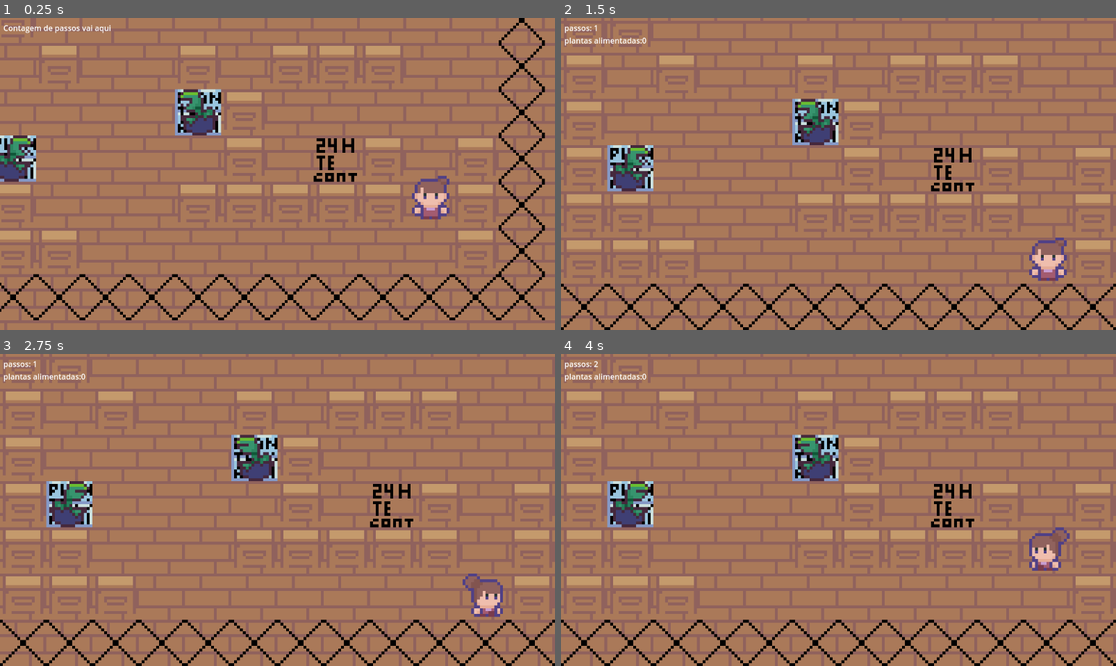
Above: before the commit, frames 1-4 (two rows, left to right).
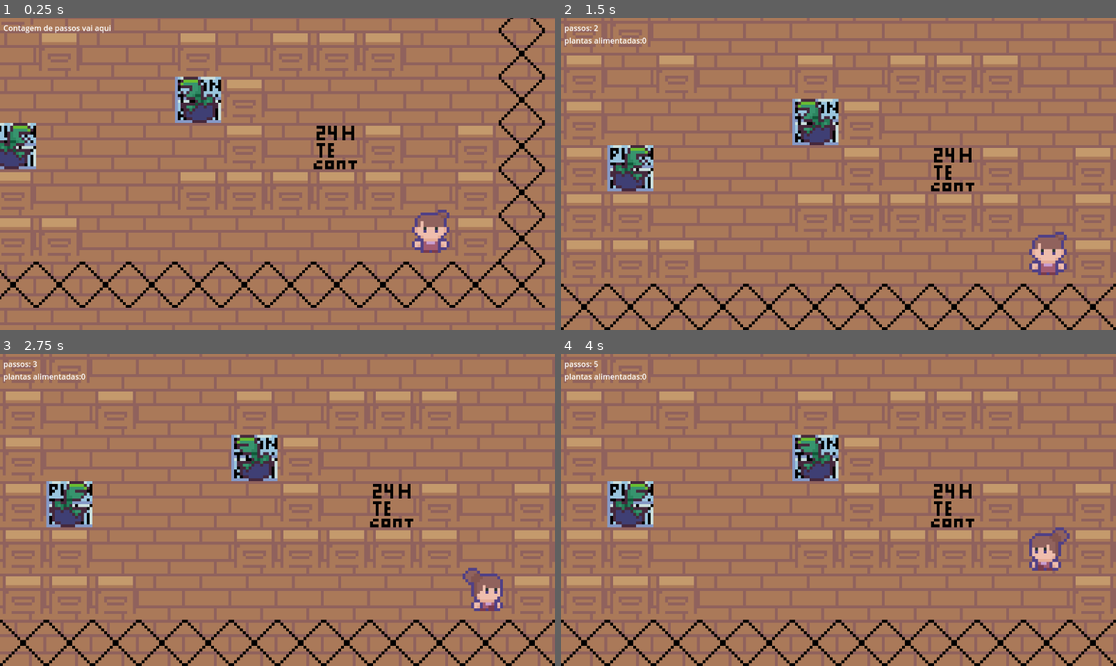
Above: after the commit, the same moments.

Repository: Giu-11/planta-carnivora
Game: Godot game, scene res://cenas/jogo.tscn
The game is run twice, just before and just after one commit, with the same random seed, the same clock (stepped at 60 frames per second) and the same inputs.
Inputs:
- Up to frame 1 (0.25 s): no input
- Up to frame 2 (1.5 s): hold D (direita) 0.53-1.28 s; hold S (baixo) from 1.28 s (still down)
- Up to frame 3 (2.75 s): tap Enter at 2 s; release S (baixo) at 2.03 s; hold D (direita) from 2.03 s (still down)
- Up to frame 4 (4 s): release D (direita) at 2.78 s; hold W (cima) 2.78-3.53 s; tap Space at 3.5 s; hold A (esquerda) from 3.53 s (still down)

The runs differ from the first frame. In frame 1, 41% of the frame differs, in the area x 0-100%, y 0-100%; in frame 2, 0.7%; in frame 3, 0.6%; in frame 4, less than 0.1%.

Commit message:
🚧Plantas funcionalidade

Diff:
--- a/cenas/jogador.gd
+++ b/cenas/jogador.gd
@@ -2,12 +2,13 @@
 
 @onready var animationtree = $AnimationTree
 @onready var tilemap = $"../TileMap"
+@onready var raycast = $RayCast2D
 
-@onready var comcomida: bool = false
+@onready var comcomida: bool = true
 @onready var andando: bool = false
 
 signal andou
-signal alimenta
+signal alimenta(quem)
 
 
 func _ready():
@@ -38,6 +39,18 @@
 		return
 
 	update_animation(direcao)
+	andou.emit()
+
+	raycast.target_position = direcao * 16
+	raycast.force_raycast_update()
+
+	if raycast.is_colliding() and comcomida:
+		var quem = raycast.get_collider()
+		alimenta.emit(quem)
+
+
+		#print("planta??")
+		return
 
 	# confirma se o tile existe (camada 0)
 	if tilemap.get_cell_source_id(0, posicao_destino) == -1:
@@ -55,6 +68,7 @@
 
 			if tile_data.get_custom_data("comida"):
 				comcomida = true
+				print("comida!!")
 
 			elif tile_data.get_custom_data("planta"):
 				alimenta.emit()
@@ -64,8 +78,6 @@
 
 	andando = true
 	global_position = tilemap.map_to_local(posicao_destino)
-	andou.emit()
-
 	andando = false
 
 
--- a/cenas/jogador.tscn
+++ b/cenas/jogador.tscn
@@ -166,3 +166,8 @@
 editor_draw_limits = true
 editor_draw_drag_margin = true
 metadata/_edit_lock_ = true
+
+[node name="RayCast2D" type="RayCast2D" parent="."]
+target_position = Vector2(0, 16)
+
+[connection signal="andou" from="." to="." method="_on_andou"]
--- a/cenas/jogo.gd
+++ b/cenas/jogo.gd
@@ -8,6 +8,8 @@
 @onready var tagpassos = "Ui/conatapassos"
 
 @onready var PlatasTotal = 2
+
+signal comeu
 
 # Called when the node enters the scene tree for the first time.
 func _ready():
@@ -26,4 +28,16 @@
 
 
 func _on_jogador_alimenta(planta):
-	pass
+	if not get_node(planta.get_path()).get("comeu"):
+		print("n comi")
+
+		var p = load(str(planta.get_path()))
+		var nome = planta.name
+
+		print(nome)
+		print(get_node(NodePath(str(nome))))
+		#planta.comeu
+		get_node(NodePath(str(nome))).connect("comeu", get_node(NodePath(str(nome))).comi)
+		#get_node(planta).get("comeu") = true
+		comeu.emit()
+		print("1")
--- a/cenas/jogo.tscn
+++ b/cenas/jogo.tscn
@@ -49,7 +49,7 @@
 metadata/_edit_lock_ = true
 
 [node name="jogador" parent="." instance=ExtResource("1_p3dhk")]
-position = Vector2(168, 86)
+position = Vector2(168, 102)
 
 [node name="Camera2D2" type="Camera2D" parent="jogador"]
 zoom = Vector2(6, 6)
@@ -72,5 +72,6 @@
 [node name="planta2" parent="." instance=ExtResource("5_56cj5")]
 position = Vector2(88, 56)
 
+[connection signal="comeu" from="." to="planta" method="_on_jogo_comeu"]
 [connection signal="alimenta" from="jogador" to="." method="_on_jogador_alimenta"]
 [connection signal="andou" from="jogador" to="." method="_on_jogador_andou"]
--- a/cenas/planta.gd
+++ b/cenas/planta.gd
@@ -2,6 +2,7 @@
 
 @onready var animacao = $AnimationPlayer
 @onready var tilemap = $"../TileMap"
+@onready var comeu: bool = false
 
 # Called when the node enters the scene tree for the first time.
 func _ready():
@@ -38,3 +39,8 @@
 			animacao.play("idle_e")
 		else:
 			animacao.play("idle_d")
+
+
+func comi():
+	comeu = true
+	print("foi")
--- a/cenas/planta.tscn
+++ b/cenas/planta.tscn
@@ -4,6 +4,7 @@
 [ext_resource type="Script" path="res://cenas/planta.gd" id="1_q7rei"]
 
 [sub_resource type="RectangleShape2D" id="RectangleShape2D_4ucp6"]
+size = Vector2(16, 16)
 
 [sub_resource type="Animation" id="Animation_su2vf"]
 length = 0.001
